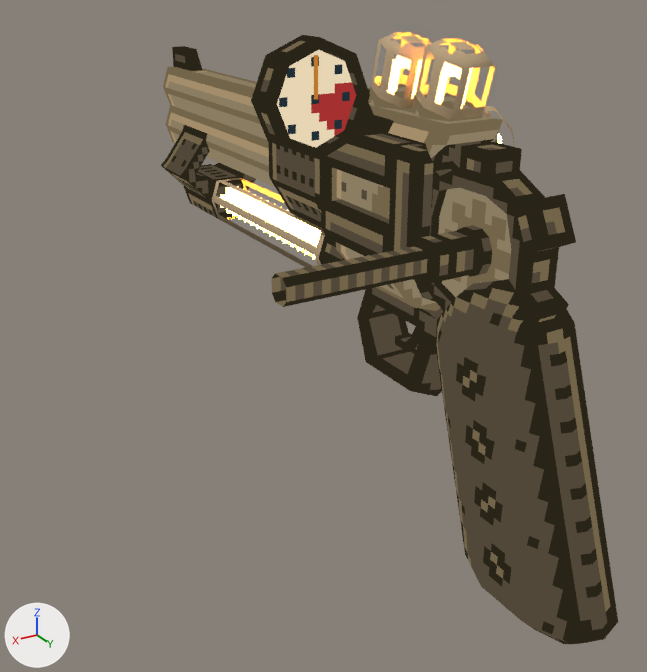
Renders of the Blender file Assets/_VanHelsingVR/Art/Blender/Player/gun.blend from each side of a commit.
Both versions are drawn from a camera (50 mm lens) standing at (1.79, 2.03, 0.85) and looking at (0.13, -0.74, -0.54). Lighting does not change. The marker at lower left points along +X, +Y and +Z. The older version comes first.

In view in the first picture: 'Body', 'Conexion.002', 'Conexion.003', 'Engrane.001', 'Flecha', 'Glass', 'Mango.001', 'Panel', 'Resistencia', 'Resorte.001' and 1 more.
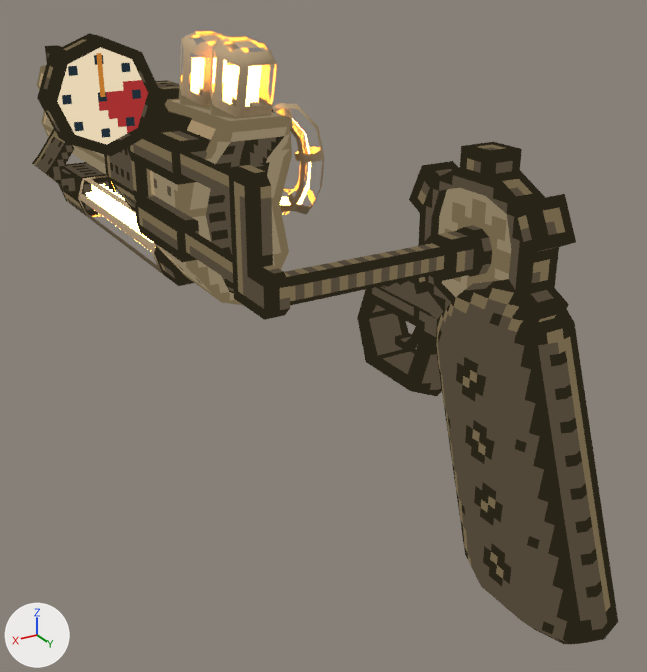
Location of each change, (x1, y1, x2, y2) in pixels of the pictures (647 x 672 px):
'Body', moved: before (161, 35, 503, 311); after (32, 33, 292, 305)
'Glass', moved: before (212, 32, 514, 268); after (78, 31, 324, 274)
'Conexion.003', moved: before (388, 143, 449, 285); after (180, 153, 290, 320)
'Panel', moved: before (277, 50, 356, 148); after (57, 47, 148, 145)
'Resistencia', moved: before (220, 55, 502, 259); after (86, 57, 311, 243)
'Flecha', moved: before (314, 55, 318, 99); after (96, 53, 105, 97)

The change in detail:
Object 'Glass' (ob_glass) moves from (0.0, -0.565, 0.324) to (0.531, -0.94, 0.324).
Object 'Resistencia' (ob_resistencia) moves from (-0.094, -0.75, -0.25) to (0.438, -1.125, -0.25).
Object 'Flecha' (ob_flecha) moves from (0.397, -0.345, 0.438) to (0.928, -0.72, 0.438).
Object 'Body' (ob_body) moves from (0.094, -0.391, 0.328) to (0.625, -0.766, 0.328).
Object 'Panel' (ob_panel) moves from (0.094, -0.391, 0.328) to (0.625, -0.766, 0.328).
Object 'Conexion.003' (ob_conexion_003) moves from (0.156, 0.0, 0.0) to (0.688, 0.0, 0.0).
